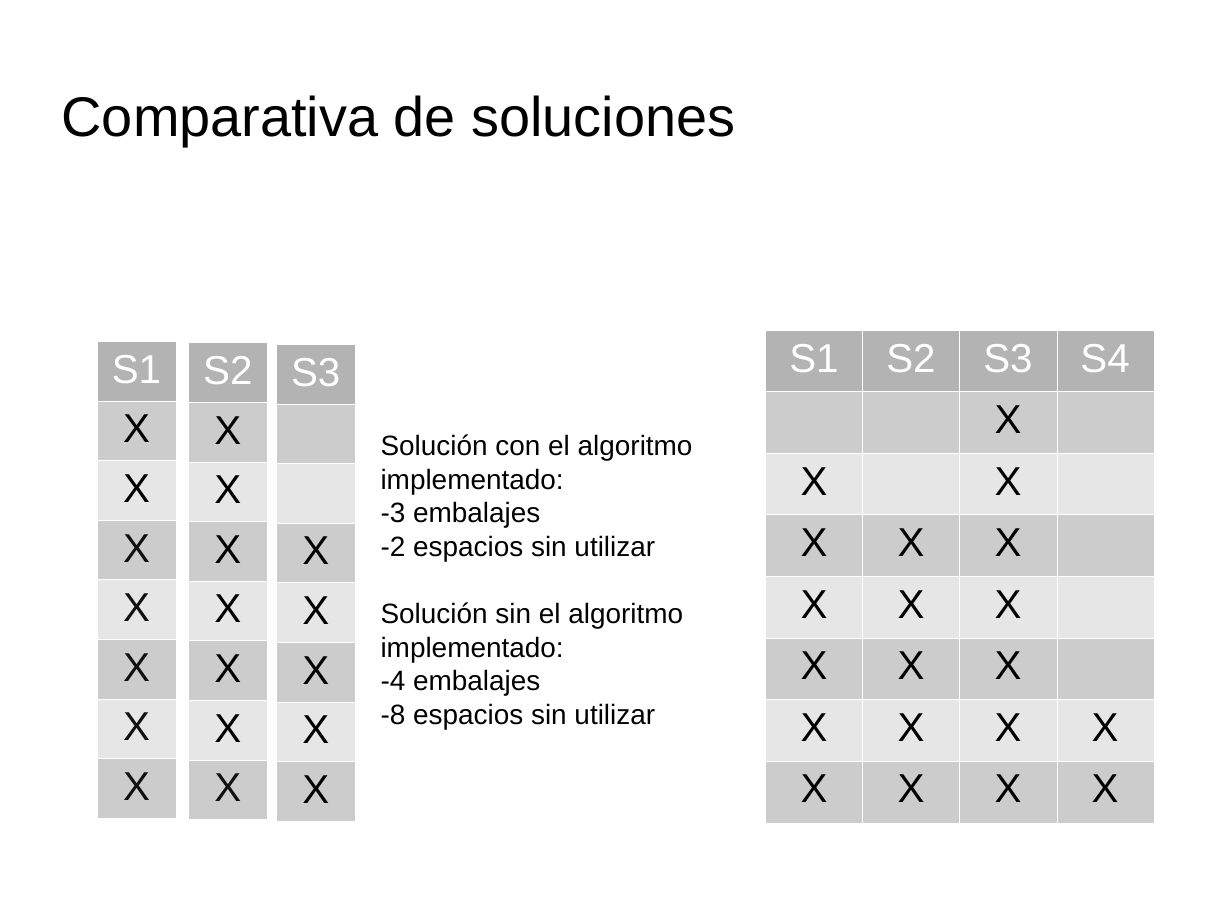
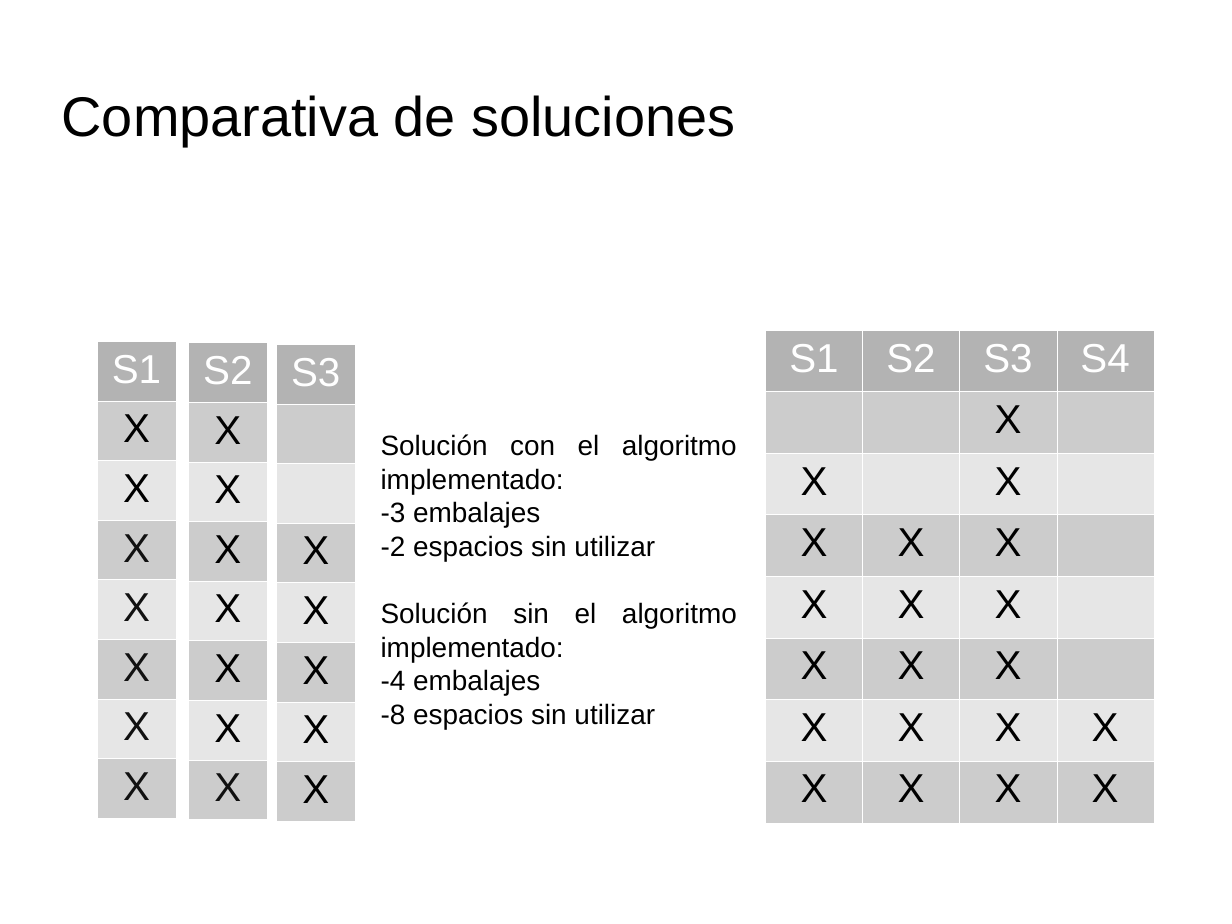
Before and after one commit to guillegalor/BinPacking, a slide deck: slide 18 of office/presentación.odp (slide 17 before the commit). Drawn at 1232x924 pixels with LibreOffice and Linux fonts; fonts in the diff are those of the drawing; background and template pictures are left out. Boxes give left, top, right and bottom in pixels: in the first picture for what was removed or moved away, otherwise in the second. Text is boxed around its words. In the diff, an @@ line names an element or a change of style, - is before the commit and + after.

```diff
--- a/office/presentación.odp
+++ b/office/presentación.odp
@@ text "Solución con el algoritmo implementado:" at box(381, 434, 737, 729): alignment left to justified @@
```
Also in this commit, not shown: 1 slide added, 1 other file.
